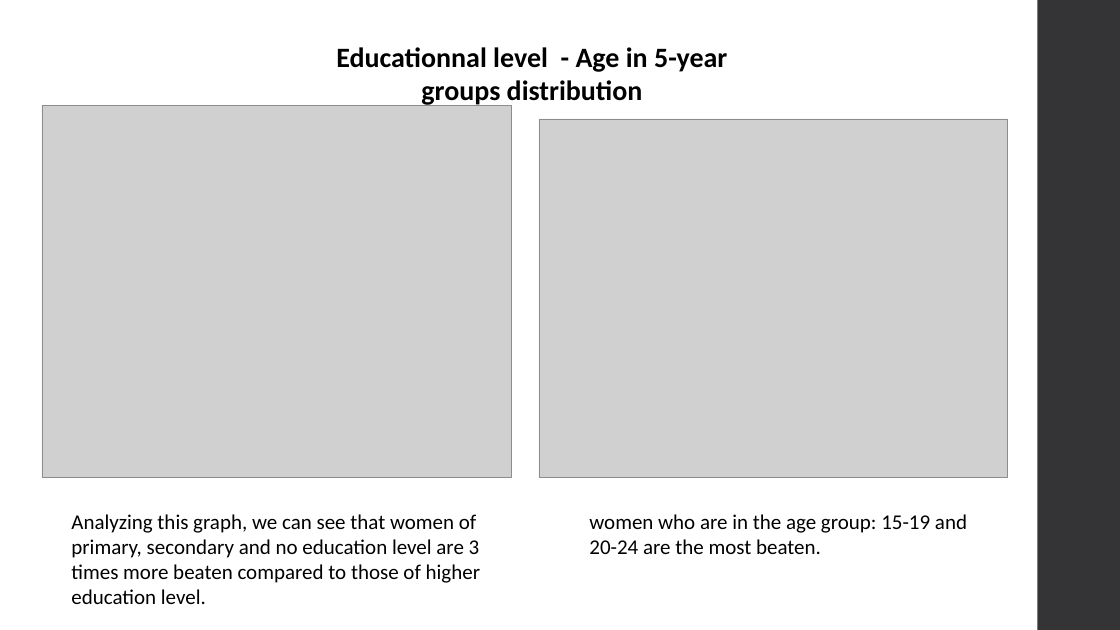
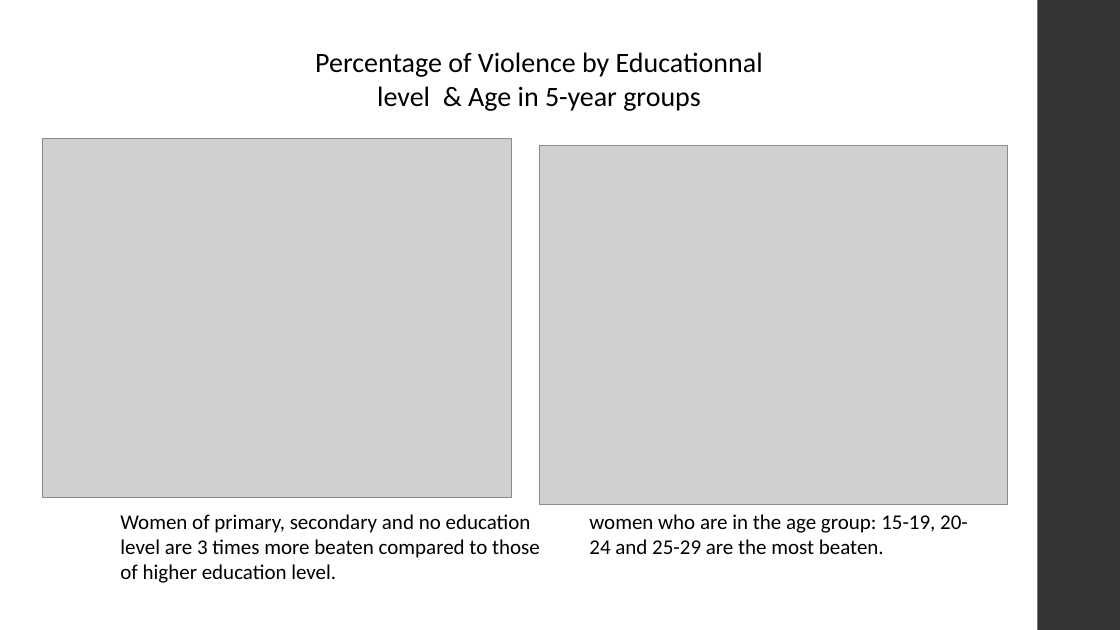
Before and after one commit to kettenieF20/Final-Capstone-Project, a slide deck: slide 14 of Domestic_Violence_on_woman_Ketenie_Flore recent (1).pptx (slide 12 before the commit). Drawn at 1120x630 pixels with LibreOffice and Linux fonts; fonts in the diff are those of the drawing; grey boxes stand for pictures. Boxes give left, top, right and bottom in pixels: in the first picture for what was removed or moved away, otherwise in the second. Text is boxed around its words. In the diff, an @@ line names an element or a change of style, - is before the commit and + after.

```diff
--- a/Domestic_Violence_on_woman_Ketenie_Flore recent (1).pptx
+++ b/Domestic_Violence_on_woman_Ketenie_Flore recent (1).pptx
@@ text at [315, 52, 763, 111]: text changed; bold off @@
-Educationnal level - Age in 5-year groups distribution
+Percentage of Violence by Educationnal level & Age in 5-year groups
@@ picture: place and size @@
-picture at [42, 105, 511, 478]
+picture at [42, 139, 511, 497]
@@ picture: place and size @@
-picture at [539, 119, 1008, 478]
+picture at [539, 145, 1008, 504]
@@ text at [120, 514, 540, 583]: text changed @@
-Analyzing this graph, we can see that women of primary, secondary and no education level are 3 times more beaten compared to those of higher education level.
+Women of primary, secondary and no education level are 3 times more beaten compared to those of higher education level.
@@ text at [589, 514, 968, 554]: text changed @@
-women who are in the age group: 15-19 and 20-24 are the most beaten.
+women who are in the age group: 15-19, 20-24 and 25-29 are the most beaten.
```
Also in this commit, not shown: 11 other slides changed, 7 slides added, 2 slides removed.
